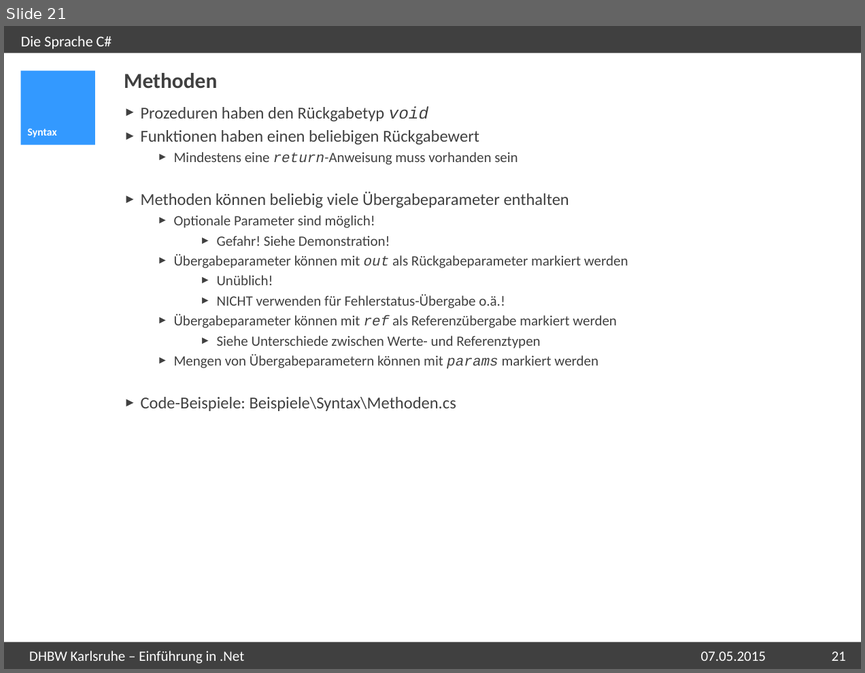
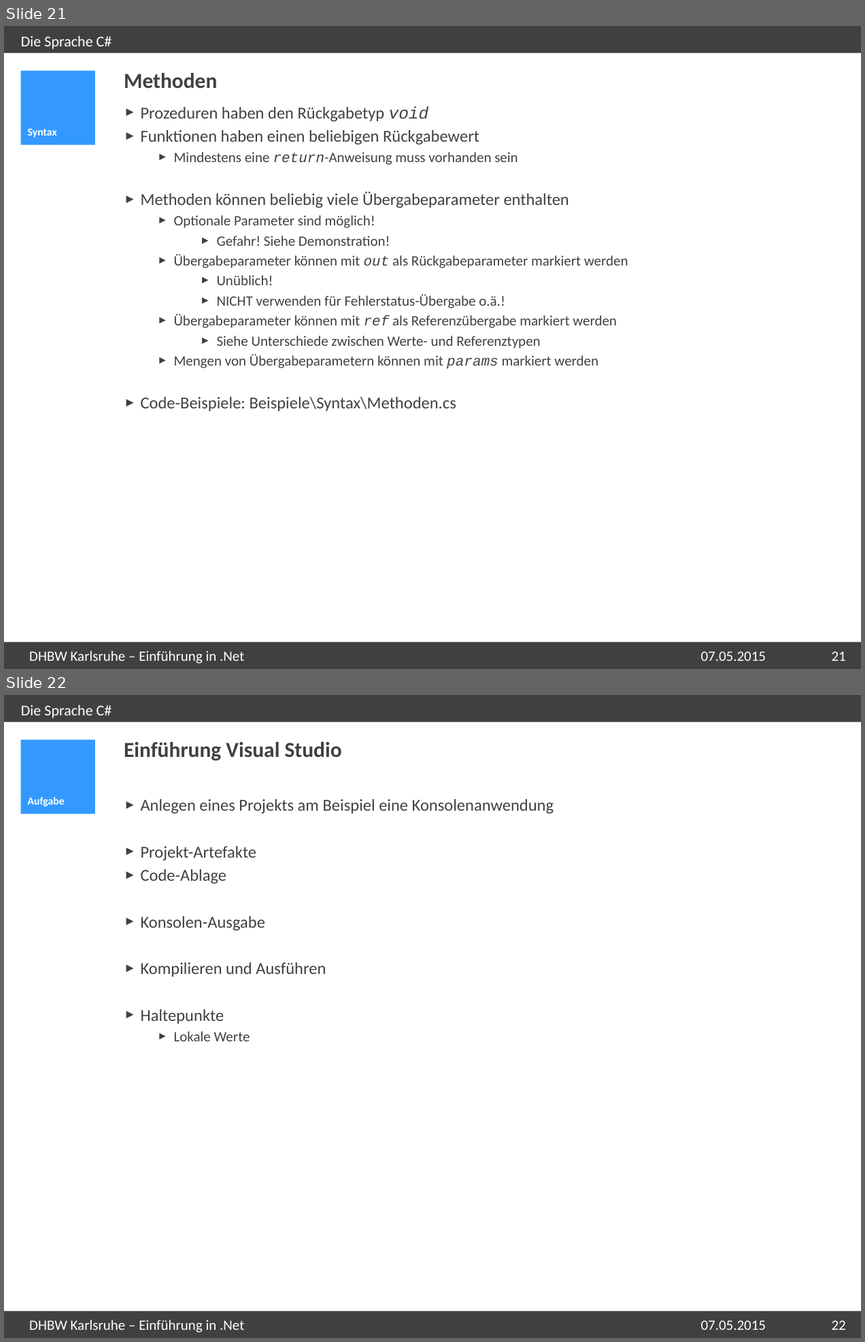
Before and after one commit to michaelspeer/DHBW_EinstiegDotNet, a slide deck: DHBW Einführung in .Net.pptx. Shown one above the other, each under a label of ours: slide 21 before the commit, slides 21 and 22 after it. The pictures are 865x673 and 865x1342 pixels, drawn with LibreOffice and Linux fonts; fonts in the diff are those of the drawing; background and template pictures are left out. Boxes give left, top, right and bottom in pixels: in the first picture for what was removed or moved away, otherwise in the second. Text is boxed around its words. In the diff, an @@ line names an element or a change of style, - is before the commit and + after.

```diff
--- a/DHBW Einführung in .Net.pptx
+++ b/DHBW Einführung in .Net.pptx
@@ slide 22 added at (x1=4, y1=695, x2=861, y2=1338), background #FFFFFF; not listed: 3 template elements that a slide beside it also shows @@
@@ title added at (x1=21, y1=705, x2=112, y2=718), 12.6 pt, text #FFFFFF @@
+Die Sprache C#
@@ text added at (x1=124, y1=742, x2=342, y2=761), 18 pt, text #404040, bold @@
+Einführung Visual Studio
@@ text added at (x1=28, y1=797, x2=65, y2=807), 9 pt, text #FFFFFF, bold @@
+Aufgabe
@@ text added at (x1=141, y1=799, x2=553, y2=1041), 14 pt, text #404040 @@
+► Anlegen eines Projekts am Beispiel eine Konsolenanwendung
+► Projekt-Artefakte
+► Code-Ablage
+► Konsolen-Ausgabe
+► Kompilieren und Ausführen
+► Haltepunkte
+  ► Lokale Werte
@@ text added at (x1=29, y1=1319, x2=244, y2=1332), 12 pt, text #FFFFFF @@
+DHBW Karlsruhe – Einführung in .Net
@@ text added at (x1=701, y1=1320, x2=766, y2=1329), 12 pt, text #FFFFFF @@
+07.05.2015
@@ page number added at (x1=832, y1=1320, x2=846, y2=1329), 12 pt, text #FFFFFF @@
+22
```
Also in this commit, not shown: 1 other file.
